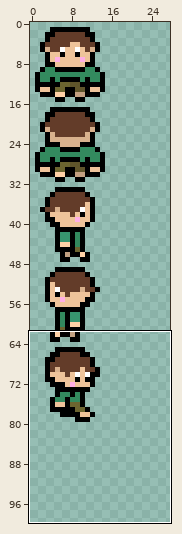
Pixel-art file: server/public/assets/game/tilesets/8d_player.aseprite. The first picture is a wide view before the edit; the outline marks the close-up.
Close-up. Before the edit:
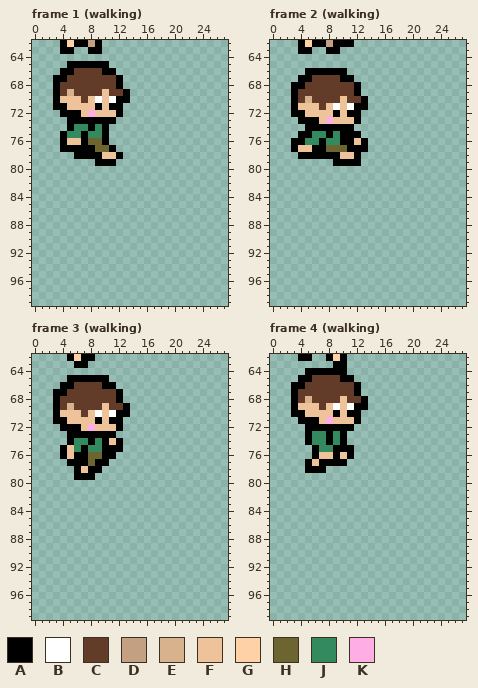
128x160 pixels, 25 frames. Colours within 5 levels of each other are drawn and written as one. Shown: frame 1 (walking): x 0..27, y 62..99; frame 2 (walking): x 0..27, y 62..99; frame 3 (walking): x 0..27, y 62..99; frame 4 (walking): x 0..27, y 62..99. The wide view leaves out empty margins. The commit also changed other frames or places, which this record leaves out.
Palette (. is transparent): A #000000  B #ffffff  C #633c29  D #c2a081  E #d8b18d  F #eec39a  G #ffd1a6  H #6c6530  J #338a5e  K #ffaee5
Pixels before, frame 1 (walking), first column x 3:
62 .AGAADA....
63 .AA..AA....
64 ...........
65 ..AAAAAA...
66 .AACCCCAA..
67 AACCCCCCCA.
68 ACCCCCCCCA.
69 ACECCCCFCCA
70 AFFFCFBFBAA
71 AAFFFFAFAA.
72 .AAAFKFFFA.
73 ..AAAAAAA..
74 ..AJJAJA...
75 .AJJAJJA...
76 .AFFAHHA...
77 .AAAAAHHA..
78 ...AAAAFFA.
79 ......AAA..
Pixels before, frame 2 (walking), first column x 3:
62 .AGAADAAA..
63 .AA..AA....
64 ...........
65 ...........
66 ..AAAAAA...
67 .AACCCCAA..
68 AACCCCCCCA.
69 ACCCCCCCCA.
70 ACECCCCFCCA
71 AFFFCFBFBAA
72 AAFFFFAFAA.
73 .AAAFKFFFA.
74 ..AAAAAAA..
75 .AAJJAJAAA.
76 AAJJAJJAAFA
77 AFFAAHHHAAA
78 .AAAAAAFFA.
79 ......AAAA.
Pixels before, frame 3 (walking), first column x 3:
62 ..AGAA.....
63 ...AA......
64 ...........
65 ..AAAAAA...
66 .AACCCCAA..
67 AACCCCCCCA.
68 ACCCCCCCCA.
69 ACECCCCFCCA
70 AFFFCFBFBAA
71 AAFFFFAFAA.
72 .AAAFKFFFA.
73 ..AAAAAAA..
74 ..AJJAJAFA.
75 .AFJAJJAAA.
76 .AFAAHHAA..
77 ..AAAHAA...
78 ...AFAA....
79 ...AAA.....
Pixels before, frame 4 (walking), first column x 3:
62 .AA..AGA...
63 ......AA...
64 ..AAAAAA...
65 .AACCCCAA..
66 AACCCCCCCA.
67 ACCCCCCCCA.
68 ACECCCCFCCA
69 AFFFCFBFBAA
70 AAFFFFAFAA.
71 .AAAFKFFFA.
72 ..AAAAAAA..
73 ..AJJAJA...
74 ..AJJAJA...
75 ...AJJAAA..
76 ...AFFAFA..
77 ..AFAAAA...
78 ..AAA......
After:
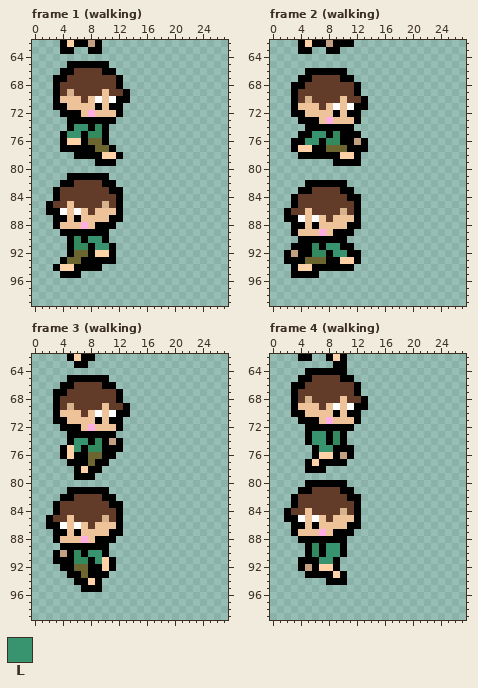
Colours new in this view: L #37946e
Log entry: 2 more walk animations to do left
Edits made:
Frame 1 (walking):
y 74: x 6..7 JJ -> LL
y 75: x 5..6 JJ -> LL
y 76: x 5..6 FF -> GG
y 78: x 10..11 FF -> GG
y 81: x 5..10 ...... -> AAAAAA
y 82: x 4..11 ........ -> AACCCCAA
y 83: x 3..12 .......... -> ACCCCCCCAA
y 84: x 3..12 .......... -> ACCCCCCCCA
y 85: x 2..12 ........... -> ACCFCCCCECA
y 86: x 2..12 ........... -> AABFBFCFFFA
y 87: x 3..12 .......... -> AAFAFFFFAA
y 88: x 3..11 ......... -> AFFFKFAAA
y 89: x 4..10 ....... -> AAAAAAA
y 90: x 5..10 ...... -> AJALLA
y 91: x 5..11 ....... -> AJJALLA
y 92: x 5..11 ....... -> AHHAGGA
y 93: x 4..11 ........ -> AHHAAAAA
y 94: x 3..9 ....... -> AGGAAAA
y 95: x 4..6 ... -> AAA
Frame 2 (walking):
y 75: x 6..7 JJ -> LL
y 76: x 5..6 JJ -> LL; x 12 F -> D
y 77: x 4..5 FF -> GG
y 78: x 10..11 FF -> GG
y 82: x 5..10 ...... -> AAAAAA
y 83: x 4..11 ........ -> AACCCCAA
y 84: x 3..12 .......... -> ACCCCCCCAA
y 85: x 3..12 .......... -> ACCCCCCCCA
y 86: x 2..12 ........... -> ACCFCCCCECA
y 87: x 2..12 ........... -> AABFBFCFFFA
y 88: x 3..12 .......... -> AAFAFFFFAA
y 89: x 3..11 ......... -> AFFFKFAAA
y 90: x 4..10 ....... -> AAAAAAA
y 91: x 3..11 ......... -> AAAJALLAA
y 92: x 2..12 ........... -> ADAAJJALLAA
y 93: x 2..12 ........... -> AAAHHHAAGGA
y 94: x 3..11 ......... -> AGGAAAAAA
y 95: x 3..6 .... -> AAAA
Frame 3 (walking):
y 74: x 6..7 JJ -> LL; x 11 F -> D
y 75: x 5..6 FJ -> GL
y 76: x 5 F -> G
y 78: x 7 F -> G
y 81: x 5..10 ...... -> AAAAAA
y 82: x 4..11 ........ -> AACCCCAA
y 83: x 3..12 .......... -> ACCCCCCCAA
y 84: x 3..12 .......... -> ACCCCCCCCA
y 85: x 2..12 ........... -> ACCFCCCCECA
y 86: x 2..12 ........... -> AABFBFCFFFA
y 87: x 3..12 .......... -> AAFAFFFFAA
y 88: x 3..11 ......... -> AFFFKFAAA
y 89: x 4..10 ....... -> AAAAAAA
y 90: x 3..10 ........ -> ADAJALLA
y 91: x 3..11 ......... -> AAAJJALGA
y 92: x 4..11 ........ -> AAHHAAGA
y 93: x 5..10 ...... -> AAHAAA
y 94: x 6..9 .... -> AAGA
y 95: x 7..9 ... -> AAA
Frame 4 (walking):
y 73..74: x 6..7 JJ -> LL
y 75: x 7..8 JJ -> LL
y 76: x 7..8 FF -> GG; x 10 F -> D
y 77: x 6 F -> G
y 80: x 5..10 ...... -> AAAAAA
y 81: x 4..11 ........ -> AACCCCAA
y 82: x 3..12 .......... -> ACCCCCCCAA
y 83: x 3..12 .......... -> ACCCCCCCCA
y 84: x 2..12 ........... -> ACCFCCCCECA
y 85: x 2..12 ........... -> AABFBFCFFFA
y 86: x 3..12 .......... -> AAFAFFFFAA
y 87: x 3..11 ......... -> AFFFKFAAA
y 88: x 4..10 ....... -> AAAAAAA
y 89..90: x 5..10 ...... -> AJALLA
y 91: x 4..9 ...... -> AAALLA
y 92: x 4..9 ...... -> ADAGGA
y 93: x 5..10 ...... -> AAAAGA
y 94: x 8..10 ... -> AAA
Boxes around the changes in both close-ups, in picture pixels (x1, y1, x2, y2):
changed: (46, 124, 123, 278)
changed: (284, 131, 361, 278)
changed: (46, 438, 123, 592)
changed: (284, 431, 361, 585)
